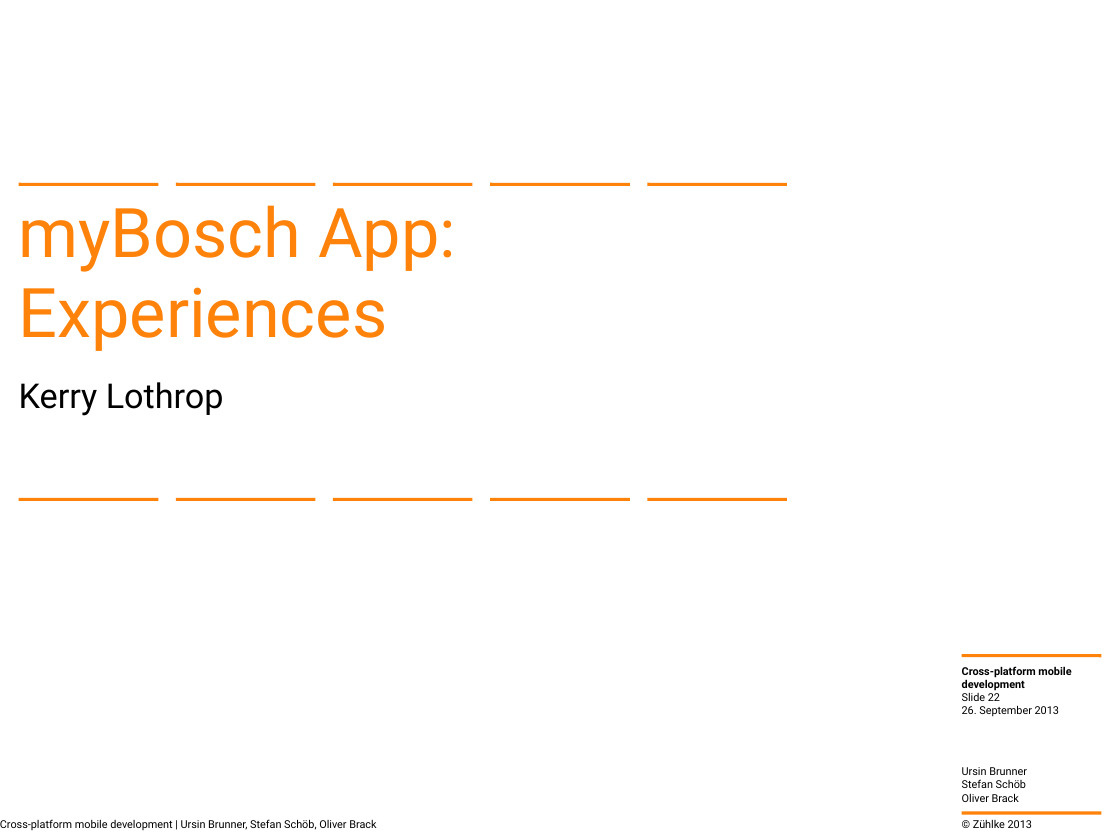
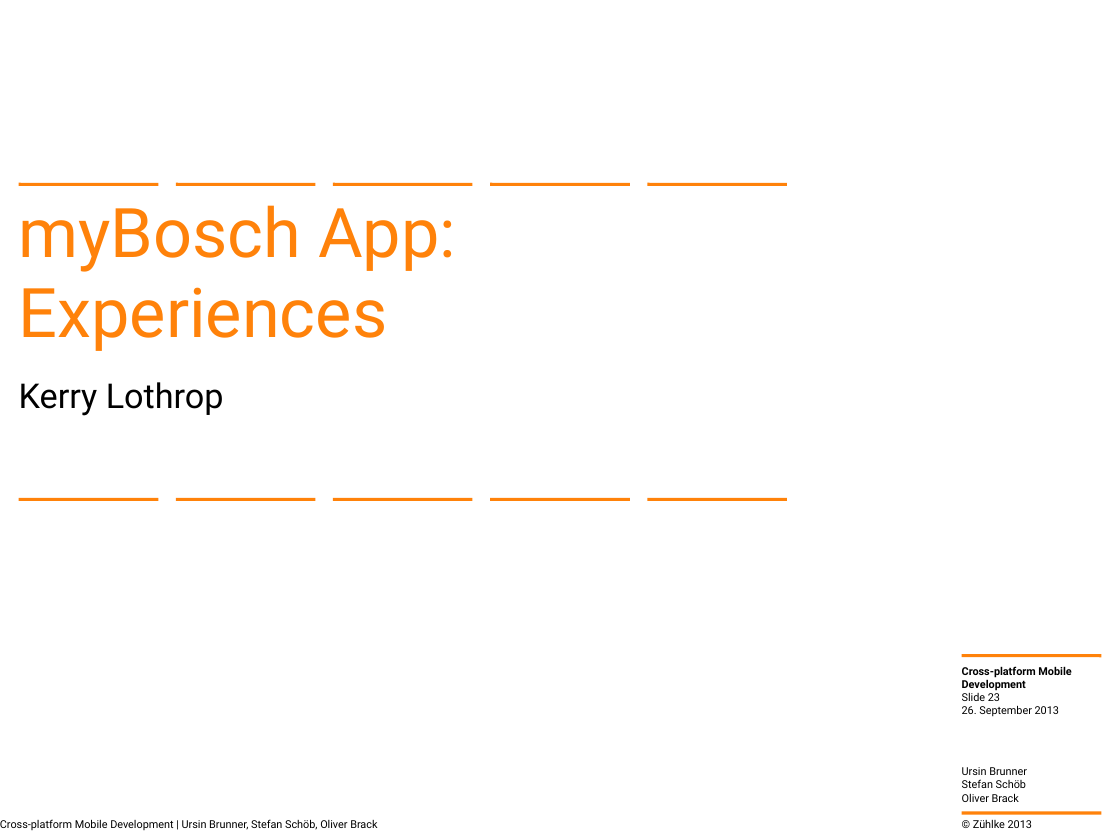
Before and after one commit to brunnurs/zxm, a slide deck: slide 23 of docs/13-09-26 Cross-platform mobile development with C#.pptx (slide 22 before the commit). Drawn at 1120x840 pixels with LibreOffice and Linux fonts; fonts in the diff are those of the drawing; background and template pictures are left out. Boxes give left, top, right and bottom in pixels: in the first picture for what was removed or moved away, otherwise in the second. Text is boxed around its words. In the diff, an @@ line names an element or a change of style, - is before the commit and + after.

```diff
--- a/docs/13-09-26 Cross-platform mobile development with C#.pptx
+++ b/docs/13-09-26 Cross-platform mobile development with C#.pptx
@@ text at [962,666,1071,691]: text changed @@
-Cross-platform mobile development
+Cross-platform Mobile Development
@@ page number at [962,693,1000,701]: text changed @@
-Slide 22
+Slide 23
@@ text at [0,819,377,830]: text changed @@
-Cross-platform mobile development | Ursin Brunner, Stefan Schöb, Oliver Brack
+Cross-platform Mobile Development | Ursin Brunner, Stefan Schöb, Oliver Brack
```
Also in this commit, not shown: 24 other slides changed, 1 slide added.
